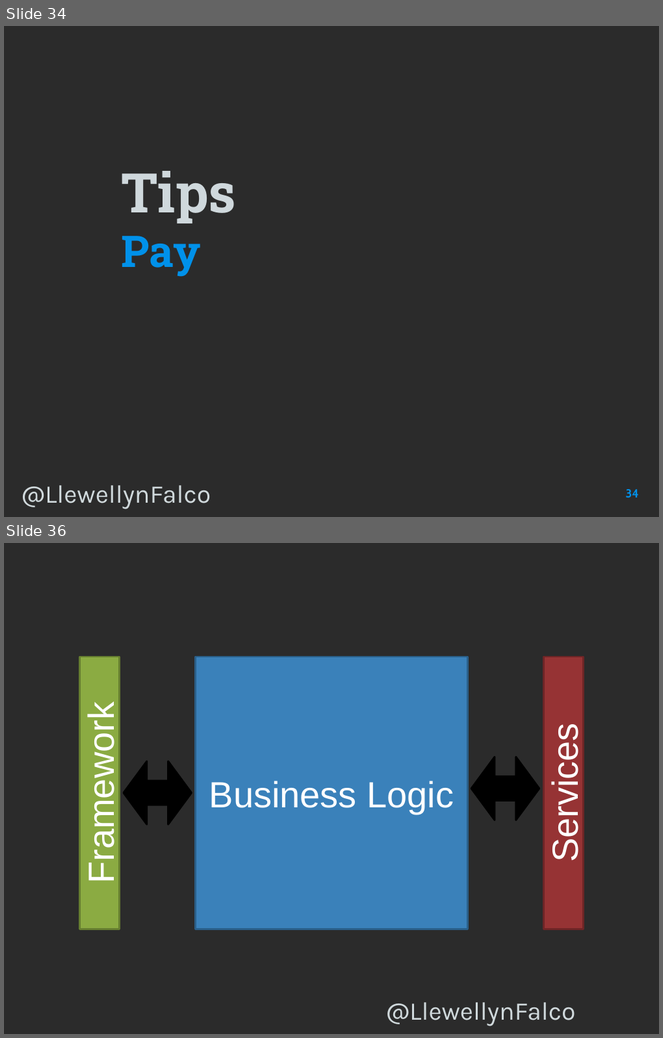
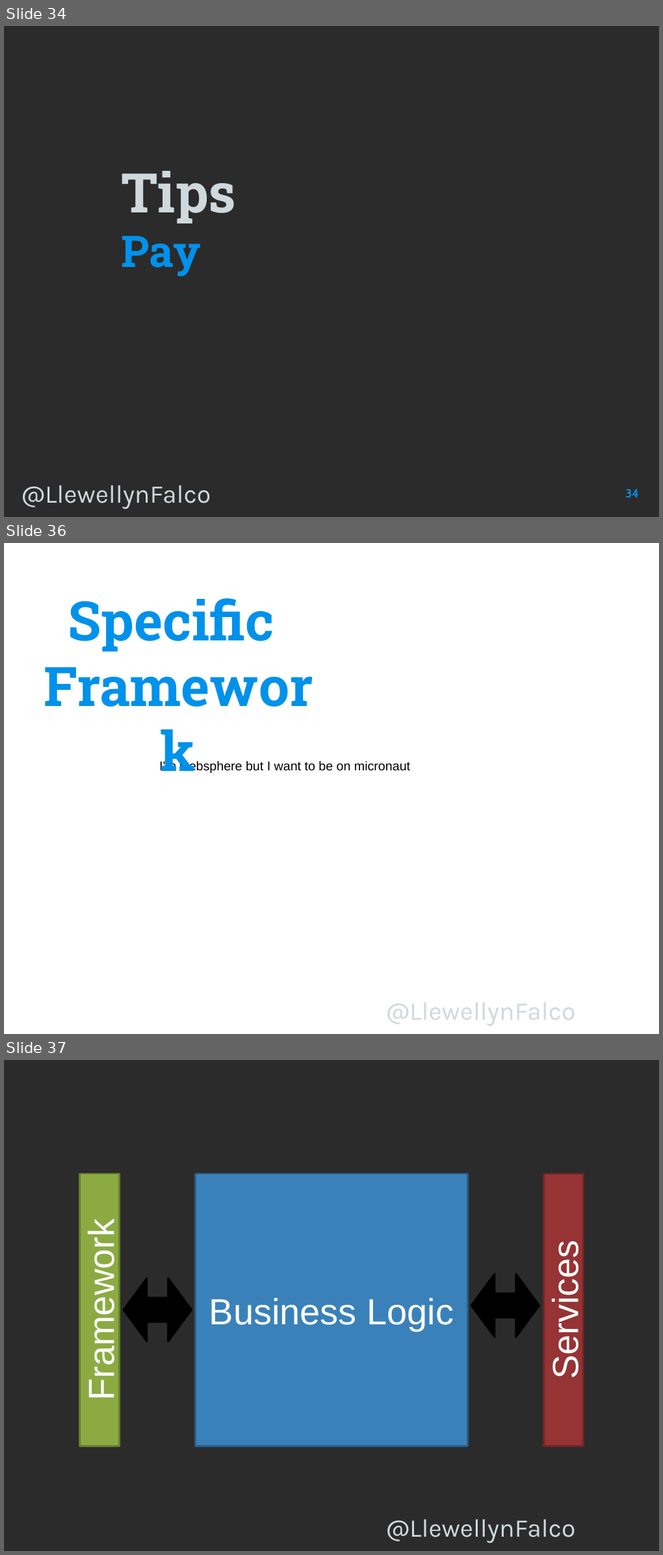
Before and after one commit to isidore/Talk-AvoidingLockIn, a slide deck: Avoiding Lock-In.pptx. Shown one above the other, each under a label of ours: slides 34 and 36 before the commit, slides 34, 36 and 37 after it; the slides between them are not shown. The pictures are 663x1038 and 663x1555 pixels, drawn with LibreOffice and Linux fonts; fonts in the diff are those of the drawing; background and template pictures are left out; a plain dark background stands for a picture behind light text. Boxes give left, top, right and bottom in pixels: in the first picture for what was removed or moved away, otherwise in the second. Text is boxed around its words. In the diff, an @@ line names an element or a change of style, - is before the commit and + after.

Commit message:
FrameWorks

```diff
--- a/Avoiding Lock-In.pptx
+++ b/Avoiding Lock-In.pptx
@@ slide 36 added at [4, 543, 659, 1034], background picture (left out); not listed: 1 template element that a slide beside it also shows @@
@@ text added at [68, 598, 274, 652], 60 pt, text #0091EA, bold @@
+Specific
+Framework
@@ text added at [159, 761, 410, 774], 14 pt, text #000000 @@
+I’m websphere but I want to be on micronaut
@@ what was slide 36 is now slide 37 @@
```
Also in this commit, not shown: 3 slides changed, 7 other slides added, 1 other file.
